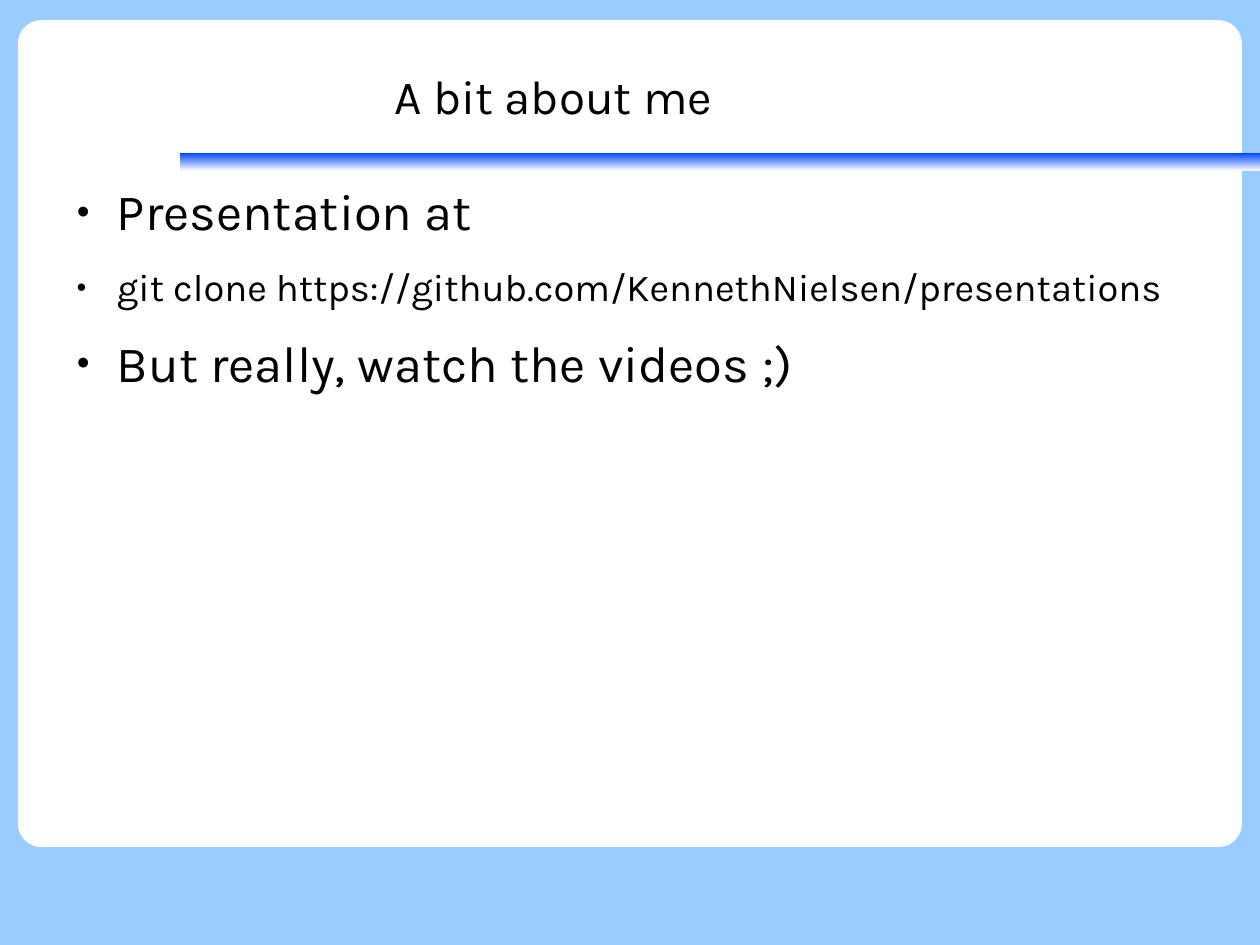
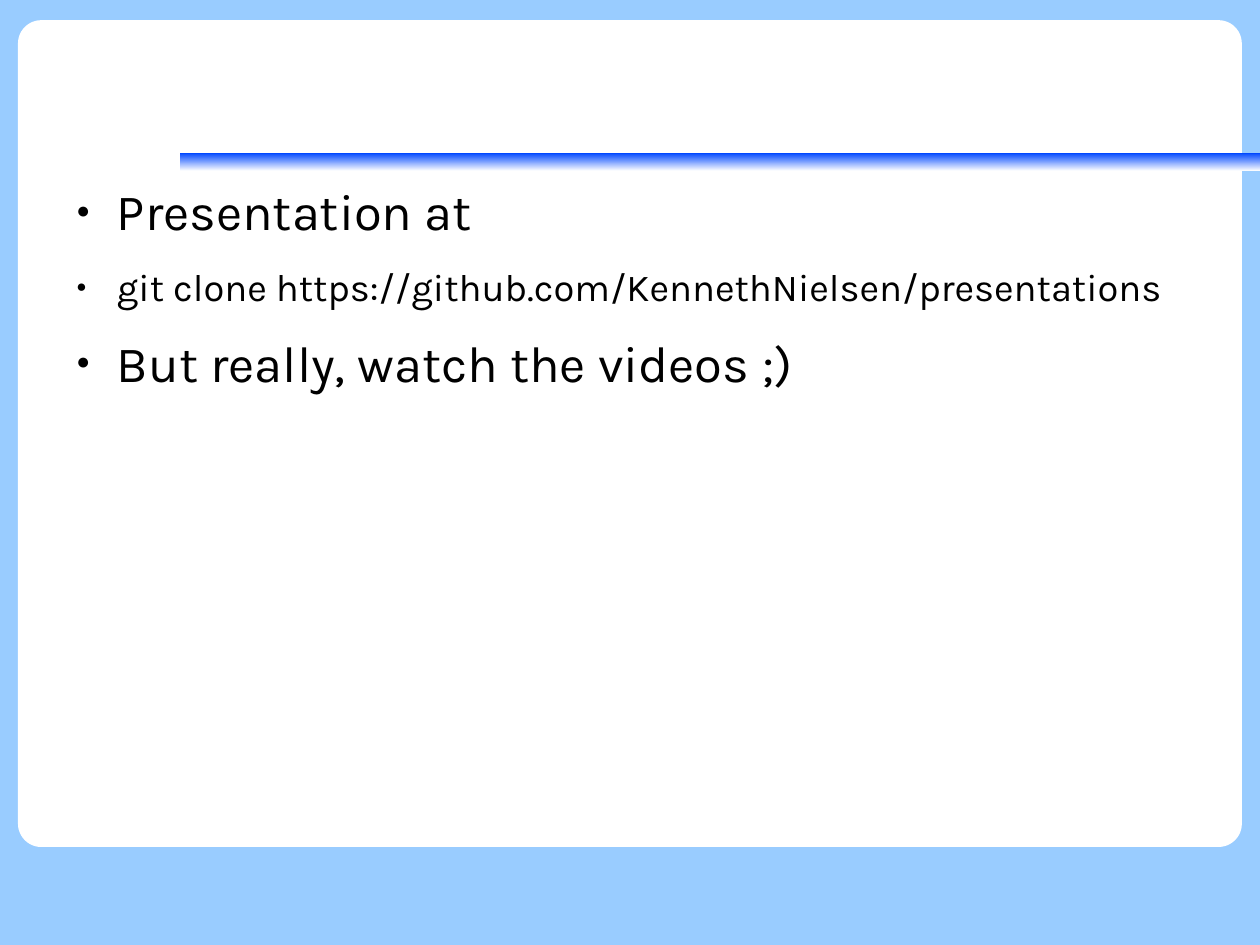
Before and after one commit to KennethNielsen/presentations, a slide deck: slide 51 of git/git.odp. Drawn at 1260x945 pixels with LibreOffice and Linux fonts; fonts in the diff are those of the drawing; background and template pictures are left out. Boxes give left, top, right and bottom in pixels: in the first picture for what was removed or moved away, otherwise in the second. Text is boxed around its words. In the diff, an @@ line names an element or a change of style, - is before the commit and + after.

```diff
--- a/git/git.odp
+++ b/git/git.odp
@@ title removed at [395, 81, 712, 115] @@
-A bit about me
```
Also in this commit, not shown: 1 other file.
